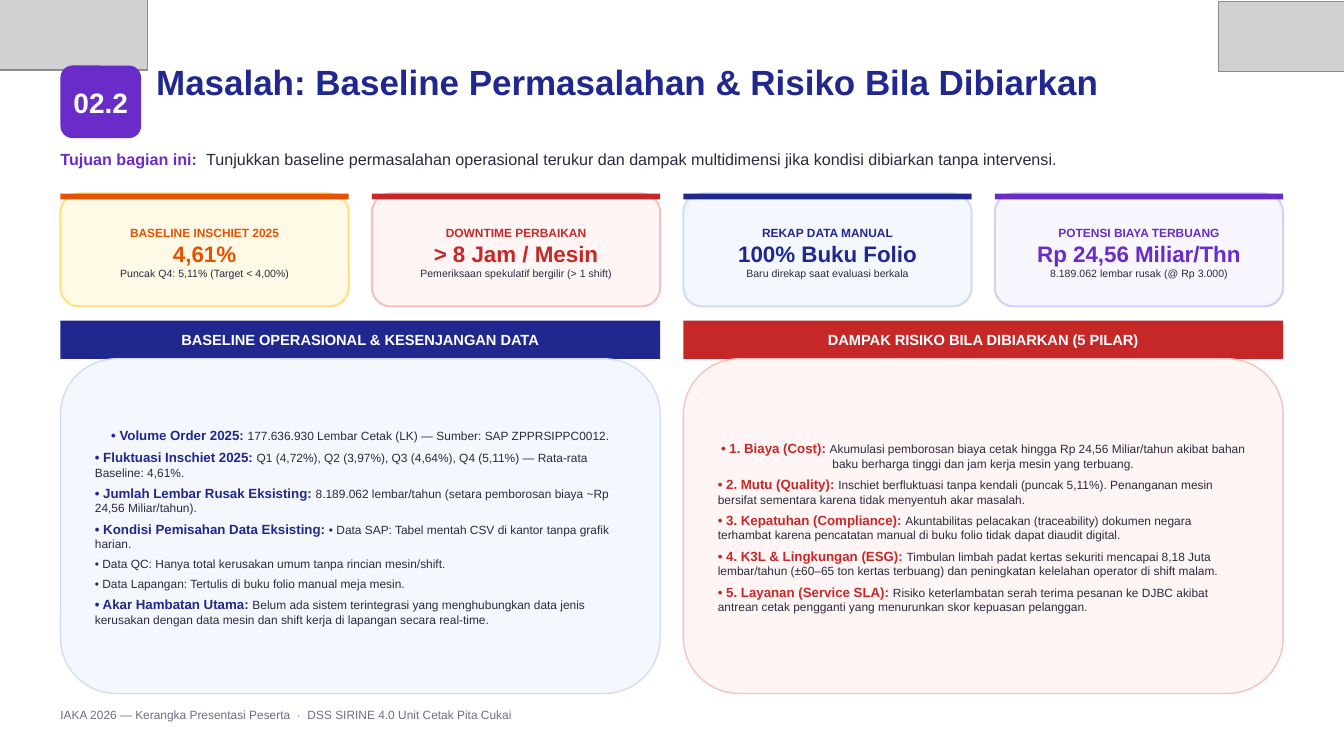
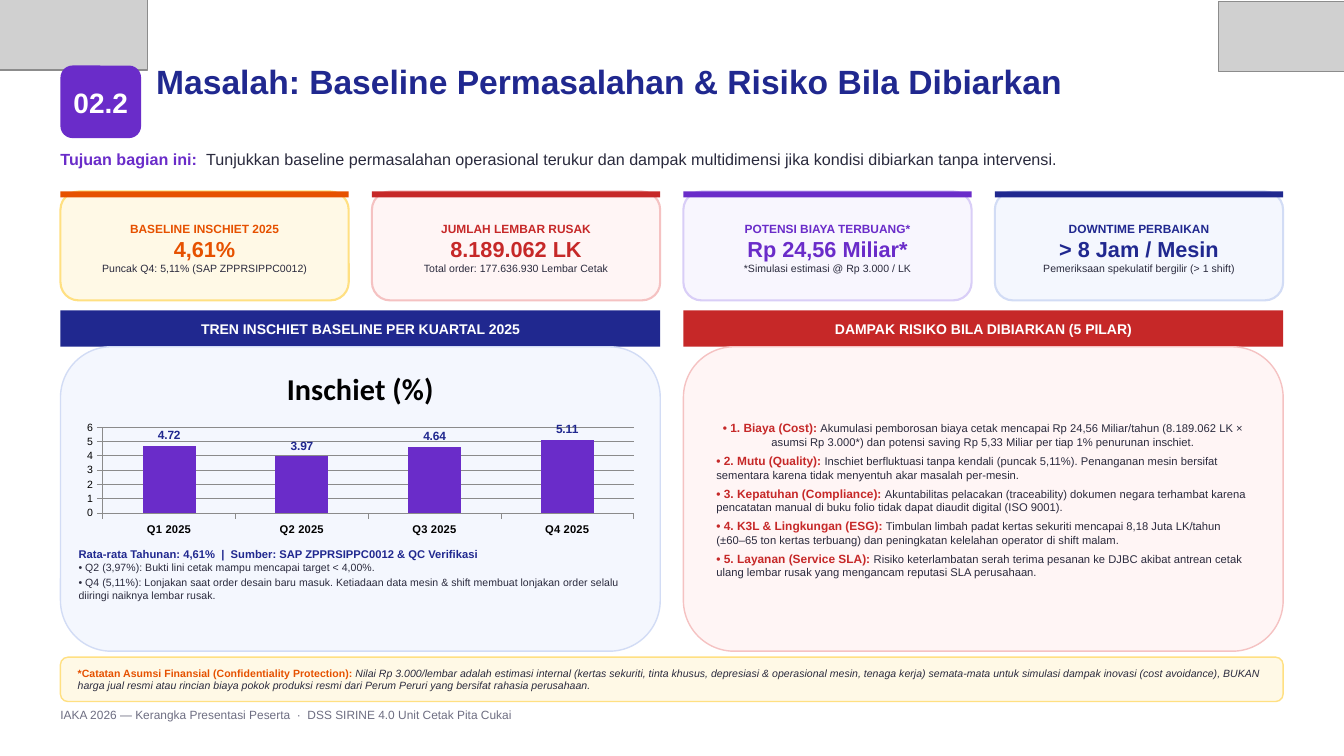
Before and after one commit to ZulfikarHD/iaka-2026, a slide deck: slide 5 of Kerangka_Presentasi_Peserta_IAKA_2026 (1).pptx (slide 6 before the commit). Drawn at 1344x756 pixels with LibreOffice and Linux fonts; fonts in the diff are those of the drawing; grey boxes stand for pictures. Boxes give left, top, right and bottom in pixels: in the first picture for what was removed or moved away, otherwise in the second. Text is boxed around its words. In the diff, an @@ line names an element or a change of style, - is before the commit and + after.

```diff
--- a/Kerangka_Presentasi_Peserta_IAKA_2026 (1).pptx
+++ b/Kerangka_Presentasi_Peserta_IAKA_2026 (1).pptx
@@ text "Masalah: Baseline Permasalahan & Risiko ..." at (x1=156, y1=69, x2=1061, y2=95): size 25 to 24 pt @@
@@ rounded rectangle "BASELINE INSCHIET 2025" resized from (x1=60, y1=194, x2=349, y2=307) to (x1=60, y1=192, x2=349, y2=300) @@
@@ rounded rectangle added at (x1=372, y1=192, x2=660, y2=300), fill #FFF5F5, outline #F5C2C2 1.5 pt, 7.5 pt, text #2A2A3D @@
+JUMLAH LEMBAR RUSAK
+8.189.062 LK
+Total order: 177.636.930 Lembar Cetak
@@ rectangle at (x1=684, y1=192, x2=972, y2=198): fill #20288F to #6A2CC9 @@
@@ rounded rectangle "POTENSI BIAYA TERBUANG*" resized from (x1=995, y1=194, x2=1284, y2=307) to (x1=684, y1=192, x2=972, y2=300) @@
@@ rounded rectangle removed at (x1=684, y1=194, x2=972, y2=307) @@
-REKAP DATA MANUAL
-100% Buku Folio
-Baru direkap saat evaluasi berkala
@@ rounded rectangle "DOWNTIME PERBAIKAN" resized from (x1=372, y1=194, x2=660, y2=307) to (x1=995, y1=192, x2=1284, y2=300) @@
@@ rounded rectangle "DOWNTIME PERBAIKAN" at (x1=995, y1=192, x2=1284, y2=300): fill #FFF5F5 to #F4F7FE; outline #F5C2C2 1.5 pt to #D2DCF5 1.5 pt @@
@@ rectangle at (x1=995, y1=192, x2=1284, y2=198): fill #6A2CC9 to #20288F @@
@@ text in rounded rectangle at (x1=744, y1=224, x2=911, y2=274): text changed @@
-POTENSI BIAYA TERBUANG
-Rp 24,56 Miliar/Thn
-8.189.062 lembar rusak (@ Rp 3.000)
+POTENSI BIAYA TERBUANG*
+Rp 24,56 Miliar*
+*Simulasi estimasi @ Rp 3.000 / LK
@@ text in rounded rectangle at (x1=1069, y1=225, x2=1218, y2=258): text colour #C62828 to #20288F in "DOWNTIME PERBAIKAN", "> 8 Jam / Mesin"; size 16 to 15.5 pt in "> 8 Jam / Mesin" @@
@@ text in rounded rectangle at (x1=102, y1=264, x2=307, y2=274): text changed @@
-Puncak Q4: 5,11% (Target < 4,00%)
+Puncak Q4: 5,11% (SAP ZPPRSIPPC0012)
@@ text in rounded rectangle at (x1=174, y1=242, x2=235, y2=261): size 16 to 15.5 pt in "4,61%" @@
@@ rectangle "TREN INSCHIET BASELINE PER KUARTAL ..." moved from (x1=60, y1=321, x2=660, y2=359) to (x1=60, y1=311, x2=660, y2=347) @@
@@ text in rectangle at (x1=201, y1=324, x2=520, y2=334): text changed; size 10.5 to 10 pt @@
-BASELINE OPERASIONAL & KESENJANGAN DATA
+TREN INSCHIET BASELINE PER KUARTAL 2025
@@ rectangle "DAMPAK RISIKO BILA DIBIARKAN (5 ..." moved from (x1=684, y1=321, x2=1284, y2=359) to (x1=684, y1=311, x2=1284, y2=347) @@
@@ rectangle "DAMPAK RISIKO BILA DIBIARKAN (5 ..." at (x1=684, y1=311, x2=1284, y2=347): size 10.5 to 10 pt @@
@@ rounded rectangle removed at (x1=60, y1=359, x2=660, y2=694) @@
-• Volume Order 2025: 177.636.930 Lembar Cetak (LK) — Sumber: SAP ZPPRSIPPC0012.
-• Fluktuasi Inschiet 2025: Q1 (4,72%), Q2 (3,97%), Q3 (4,64%), Q4 (5,11%) — Rata-rata Baseline: 4,61%.
-• Jumlah Lembar Rusak Eksisting: 8.189.062 lembar/tahun (setara pemborosan biaya ~Rp 24,56 Miliar/tahun).
-• Kondisi Pemisahan Data Eksisting: • Data SAP: Tabel mentah CSV di kantor tanpa grafik harian.
-• Data QC: Hanya total kerusakan umum tanpa rincian mesin/shift.
-• Data Lapangan: Tertulis di buku folio manual meja mesin.
-• Akar Hambatan Utama: Belum ada sistem terintegrasi yang menghubungkan data jenis kerusakan dengan data mesin dan shift kerja di lapangan secara real-time.
@@ rounded rectangle added at (x1=60, y1=347, x2=660, y2=651), fill #F4F7FE, outline #D2DCF5 1 pt @@
@@ column chart added at (x1=76, y1=353, x2=645, y2=539) @@
+title "Inschiet (%)"
+categories: Q1 2025, Q2 2025, Q3 2025, Q4 2025
+Inschiet (%): 4.72, 3.97, 4.64, 5.11
@@ rounded rectangle "• 1. Biaya (Cost): Akumulasi ..." resized from (x1=684, y1=359, x2=1284, y2=694) to (x1=684, y1=347, x2=1284, y2=651) @@
@@ text in rounded rectangle at (x1=716, y1=423, x2=1245, y2=579): text changed; size 8.5 to 8 pt @@
-• 1. Biaya (Cost): Akumulasi pemborosan biaya cetak hingga Rp 24,56 Miliar/tahun akibat bahan baku berharga tinggi dan jam kerja mesin yang terbuang.
-• 2. Mutu (Quality): Inschiet berfluktuasi tanpa kendali (puncak 5,11%). Penanganan mesin bersifat sementara karena tidak menyentuh akar masalah.
-• 3. Kepatuhan (Compliance): Akuntabilitas pelacakan (traceability) dokumen negara terhambat karena pencatatan manual di buku folio tidak dapat diaudit digital.
-• 4. K3L & Lingkungan (ESG): Timbulan limbah padat kertas sekuriti mencapai 8,18 Juta lembar/tahun (±60–65 ton kertas terbuang) dan peningkatan kelelahan operator di shift malam.
-• 5. Layanan (Service SLA): Risiko keterlambatan serah terima pesanan ke DJBC akibat antrean cetak pengganti yang menurunkan skor kepuasan pelanggan.
+• 1. Biaya (Cost): Akumulasi pemborosan biaya cetak mencapai Rp 24,56 Miliar/tahun (8.189.062 LK × asumsi Rp 3.000*) dan potensi saving Rp 5,33 Miliar per tiap 1% penurunan inschiet.
+• 2. Mutu (Quality): Inschiet berfluktuasi tanpa kendali (puncak 5,11%). Penanganan mesin bersifat sementara karena tidak menyentuh akar masalah per-mesin.
+• 3. Kepatuhan (Compliance): Akuntabilitas pelacakan (traceability) dokumen negara terhambat karena pencatatan manual di buku folio tidak dapat diaudit digital (ISO 9001).
+• 4. K3L & Lingkungan (ESG): Timbulan limbah padat kertas sekuriti mencapai 8,18 Juta LK/tahun (±60–65 ton kertas terbuang) dan peningkatan kelelahan operator di shift malam.
+• 5. Layanan (Service SLA): Risiko keterlambatan serah terima pesanan ke DJBC akibat antrean cetak ulang lembar rusak yang mengancam reputasi SLA perusahaan.
@@ text added at (x1=79, y1=550, x2=619, y2=601), 7.5 pt, text #2A2A3D @@
+Rata-rata Tahunan: 4,61% | Sumber: SAP ZPPRSIPPC0012 & QC Verifikasi
+• Q2 (3,97%): Bukti lini cetak mampu mencapai target < 4,00%.
+• Q4 (5,11%): Lonjakan saat order desain baru masuk. Ketiadaan data mesin & shift membuat lonjakan order selalu diiringi naiknya lembar rusak.
@@ rounded rectangle added at (x1=60, y1=657, x2=1284, y2=702), fill #FFF9E6, outline #FFE082 1 pt, 7.5 pt, text #2A2A3D, italic @@
+*Catatan Asumsi Finansial (Confidentiality Protection): Nilai Rp 3.000/lembar adalah estimasi internal (kertas sekuriti, tinta khusus, depresiasi & operasional mesin, tenaga kerja) semata-mata untuk simulasi dampak inovasi (cost avoidance), BUKAN harga jual resmi atau rincian biaya pokok produksi resmi dari Perum Peruri yang bersifat rahasia perusahaan.
```
Also in this commit, not shown: 3 other slides changed, 1 slide removed, 1 other file.
